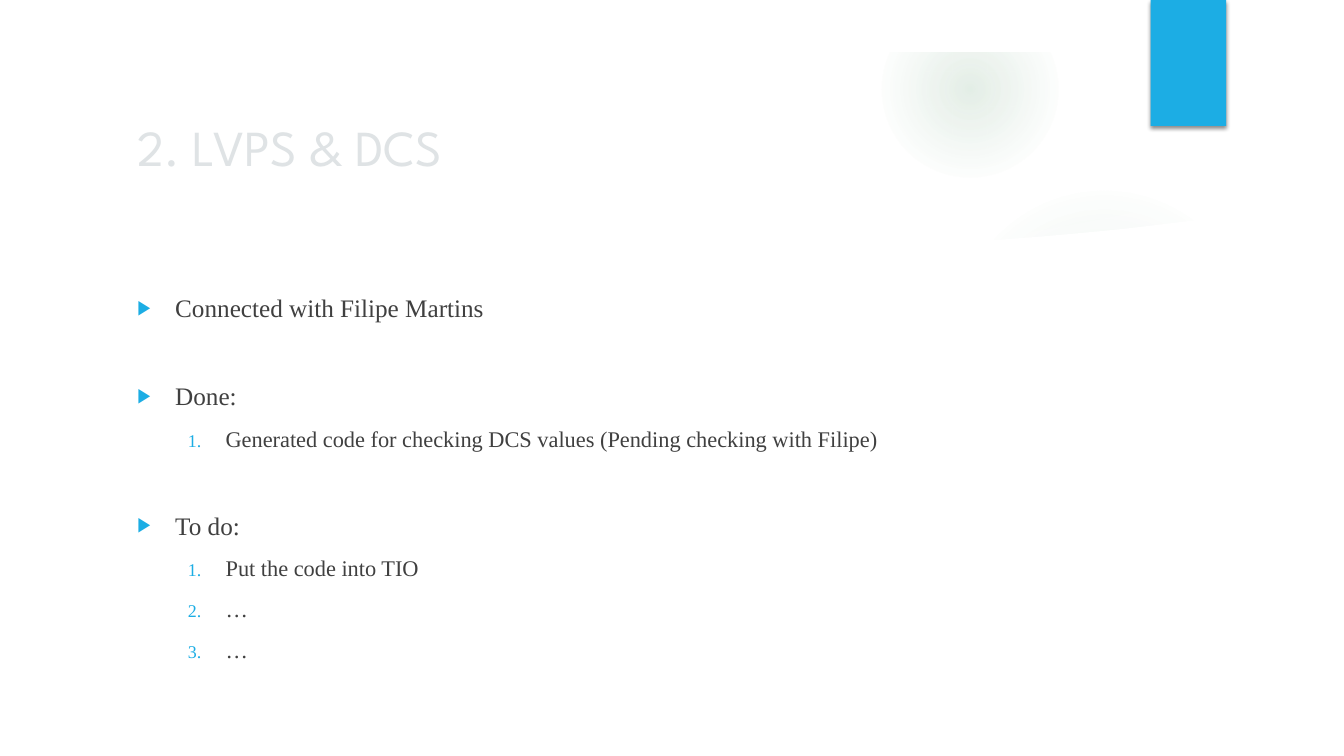
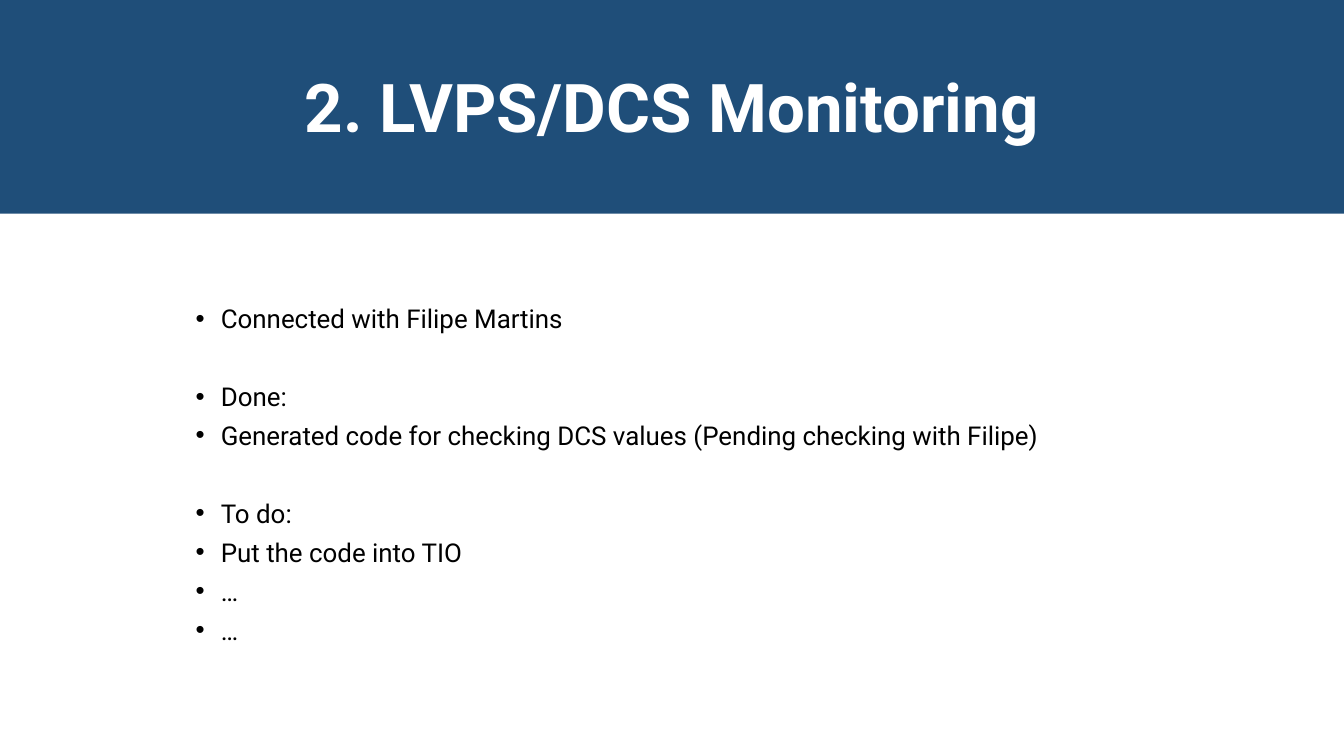
Before and after one commit to JackyMYL/Tile-CIS-group, a slide deck: slide 5 of Chicago Reports/08-15-2022_Jacky&Peter.pptx. Drawn at 1344x756 pixels with LibreOffice and Linux fonts; fonts in the diff are those of the drawing; background and template pictures are left out. Boxes give left, top, right and bottom in pixels: in the first picture for what was removed or moved away, otherwise in the second. Text is boxed around its words. In the diff, an @@ line names an element or a change of style, - is before the commit and + after.

Commit message:
Changed slide formatting

```diff
--- a/Chicago Reports/08-15-2022_Jacky&Peter.pptx
+++ b/Chicago Reports/08-15-2022_Jacky&Peter.pptx
@@ rectangle "2. LVPS/DCS Monitoring" resized from (x1=188, y1=605, x2=201, y2=617) to (x1=0, y1=0, x2=1344, y2=214) @@
@@ rectangle "2. LVPS/DCS Monitoring" at (x1=0, y1=0, x2=1344, y2=214): vertical alignment middle to top; fill none to #1F4E79 @@
@@ group removed at (x1=0, y1=0, x2=1344, y2=756): 4 ellipses, 3 freeform shapes @@
@@ rectangle removed at (x1=1150, y1=0, x2=1226, y2=126) @@
@@ text in rectangle at (x1=305, y1=82, x2=1038, y2=146): text changed; size 36 to 48 pt; font League Spartan to Roboto; text colour #DFE3E5 to #FFFFFF; bold on @@
-2. LVPS & DCS
+2. LVPS/DCS Monitoring
@@ text "Connected with Filipe Martins" moved from (x1=175, y1=299, x2=878, y2=576) to (x1=221, y1=308, x2=1037, y2=563) @@
@@ text "Connected with Filipe Martins" at (x1=221, y1=308, x2=1037, y2=563): size 18 to 18.5 pt in "Connected with Filipe Martins", "Done:", "To do:"; font Times New Roman to Roboto, text colour #404040 to #000000; size 16 to 18.5 pt in "Generated code for checking DCS values (Pending ...", "Put the code into TIO", "…", "…"; bullet ▶ to •; line spacing 1 to 0.8; bullet 1. to •; list level 2 to 1 in "Generated code for checking DCS ..."; list level 2 to 1 in "Put the code into TIO"; list level 2 to 1 in "…" @@
```
Also in this commit, not shown: 8 other slides changed, 4 slides added, 3 slides removed.
